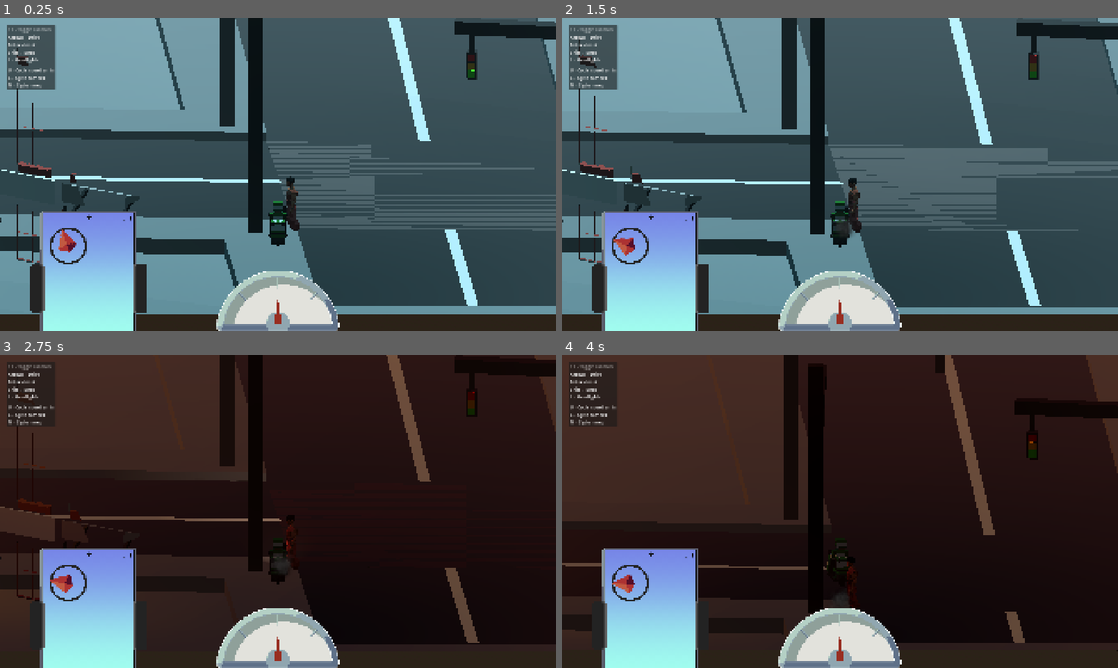
Above: before the commit, frames 1-4 (two rows, left to right).
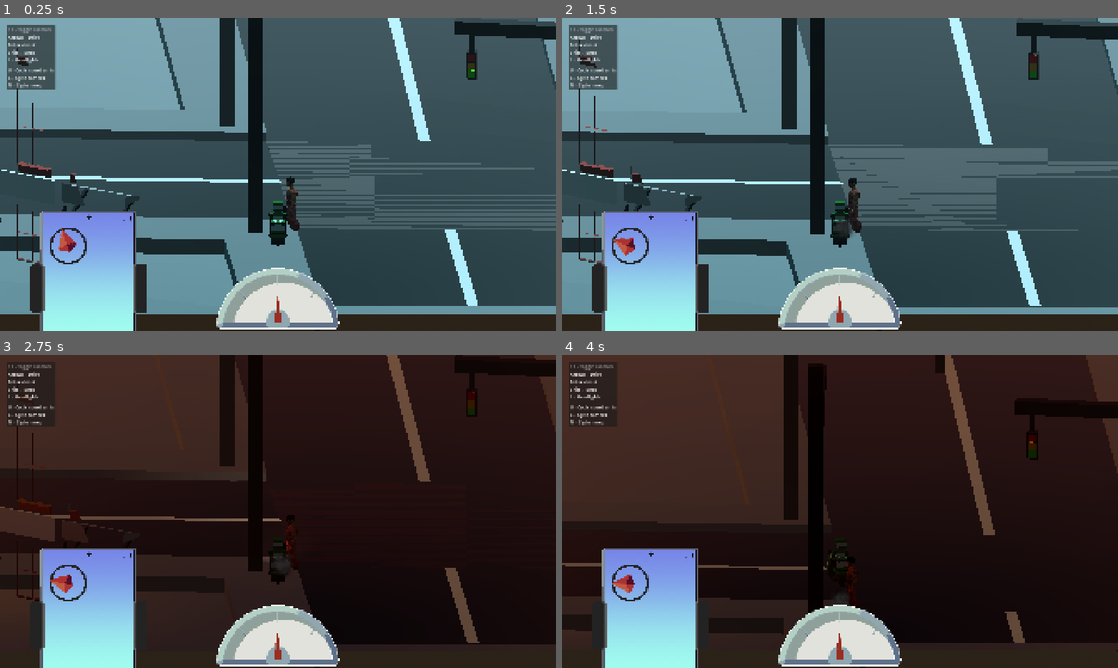
Above: after the commit, the same moments.

Repository: aunpyz0/gig
Game: Godot game, scene res://town/town_scene.tscn
The game is run twice, just before and just after one commit, with the same random seed, the same clock (stepped at 60 frames per second) and the same inputs.
Inputs (mouse positions are in pixels of both pictures, inside the frame that each line leads up to):
- Up to frame 1 (0.25 s): no input
- Up to frame 2 (1.5 s): move the mouse to (962, 158) at 0.52 s; hold D (turn_right) 0.53-1.28 s; hold Shift (boost) 0.53-1.28 s; click (962, 158) at 0.67 s; move the mouse to (728, 190) at 1.27 s; hold Escape (back) from 1.28 s (still down); tap C (cycle_camera) at 1.35 s
- Up to frame 3 (2.75 s): move the mouse to (333, 442) at 2.02 s; release Escape (back) at 2.03 s; hold D (turn_right) from 2.03 s (still down); hold M (cycle_mood) from 2.03 s (still down)
- Up to frame 4 (4 s): tap Enter at 2.75 s; move the mouse to (812, 574) at 2.77 s; release D (turn_right) at 2.78 s; release M (cycle_mood) at 2.78 s; hold W (accelerate) 2.78-3.53 s; tap H (honk) at 2.85 s; click (812, 574) at 2.92 s; move the mouse to (1006, 558) at 3.52 s; hold A (turn_left) from 3.53 s (still down); hold L (toggle_headlights) from 3.53 s (still down)

The runs differ from the first frame. In frame 1, 0.8% of the frame differs, in the area x 38-62%, y 79-100%; in frame 2, 0.8%; in frame 3, 0.8%; in frame 4, 0.8%.

Commit message:
Add refuel

Diff:
--- a/fuel/fuel.gd
+++ b/fuel/fuel.gd
@@ -1,12 +1,17 @@
 extends Control
 
 @onready var needle: Sprite2D = %GaugesGas
+var _car: Car
 
 # Called when the node enters the scene tree for the first time.
 func _ready() -> void:
 	pass # Replace with function body.
 
-
 # Called every frame. 'delta' is the elapsed time since the previous frame.
 func _process(delta: float) -> void:
-	pass
+	if (_car != null):
+		var gas_left := _car.gas_left
+		needle.rotation = lerp_angle(needle.rotation, (-0.5 + gas_left) * PI, delta)
+
+func watch(car: Car) -> void:
+	_car = car
--- a/fuel/fuel.tscn
+++ b/fuel/fuel.tscn
@@ -20,6 +20,8 @@
 anchor_top = 1.0
 anchor_right = 0.5
 anchor_bottom = 1.0
+offset_top = -6.959961
+offset_bottom = -6.959961
 grow_horizontal = 2
 grow_vertical = 0
 
@@ -27,7 +29,12 @@
 position = Vector2(0, -105)
 texture = ExtResource("2_j52im")
 
-[node name="GaugesGas" type="Sprite2D" parent="Control" unique_id=1945191941]
+[node name="Control" type="Control" parent="Control" unique_id=1289313346]
+anchors_preset = 0
+offset_right = 40.0
+offset_bottom = 40.0
+
+[node name="GaugesGas" type="Sprite2D" parent="Control/Control" unique_id=1945191941]
 unique_name_in_owner = true
 position = Vector2(0, -23)
 texture = ExtResource("3_facgg")
--- a/marker/marker.gd
+++ b/marker/marker.gd
@@ -2,7 +2,7 @@
 extends Node3D
 
 signal track(Marker)
-signal delivered
+signal reached(Marker, Car)
 
 # Called when the node enters the scene tree for the first time.
 func _ready() -> void:
@@ -15,8 +15,7 @@
 
 
 func _on_area_3d_body_shape_entered(body_rid: RID, body: Node3D, body_shape_index: int, local_shape_index: int) -> void:
-	delivered.emit()
-	queue_free()
+	reached.emit(get_node("."), body)
 
 func start_track() -> void:
 	track.emit(get_node("."))
--- a/project.godot
+++ b/project.godot
@@ -26,6 +26,7 @@
 
 window/size/viewport_width=1920
 window/size/viewport_height=1080
+window/size/mode=4
 window/stretch/mode="canvas_items"
 window/stretch/aspect="expand"
 
--- a/town/town_scene.gd
+++ b/town/town_scene.gd
@@ -49,6 +49,7 @@
 	%Speedometer.car_body = car_body
 	%InstancePos.add_child(car)
 	%Myphone.poweron(car_body)
+	%Fuel.watch(car_body)
 
 	# Ensure headlights are toggled on automatically according to the initial mood.
 	# The scene tree is not available at first, so we have to set the mood a second time
--- a/town/world.gd
+++ b/town/world.gd
@@ -28,22 +28,30 @@
 
 	func mark_pickup(marker: Marker) -> void:
 		_pickup.add_child(marker)
-		var picked_up: Callable = func () -> void:
+		var picked_up: Callable = func (m: Marker, _c: Car) -> void:
 			_pickup = null
-		marker.delivered.connect(picked_up)
+			m.queue_free()
+		marker.reached.connect(picked_up)
 
 	func mark_dropoff(marker: Marker) -> void:
 		_dropoff.add_child(marker)
-		var dropped_off: Callable = func () -> void:
+		var dropped_off: Callable = func (m: Marker, _c: Car) -> void:
 			_dropoff = null
-		marker.delivered.connect(dropped_off)
+			m.queue_free()
+		marker.reached.connect(dropped_off)
 
 # Called when the node enters the scene tree for the first time.
 func _ready() -> void:
 	_houses = get_tree().get_nodes_in_group(&"drop-off")
 	_shops = get_tree().get_nodes_in_group(&"pick-up")
 	_marker = preload("res://marker/marker.tscn")
-
+	var refuels := get_tree().get_nodes_in_group(&"refuel")
+	for rf in refuels:
+		var marker: Marker = _marker.instantiate()
+		rf.add_child(marker)
+		var refuel: Callable = func (_m: Marker, c: Car) -> void:
+			c.refuel()
+		marker.reached.connect(refuel)
 
 # Called every frame. 'delta' is the elapsed time since the previous frame.
 func _process(delta: float) -> void:
--- a/vehicles/vehicle.gd
+++ b/vehicles/vehicle.gd
@@ -1,3 +1,4 @@
+class_name Car
 extends VehicleBody3D
 
 const STEER_SPEED = 1.5
@@ -8,6 +9,11 @@
 
 var turbometer: Range
 var turbo_animator: AnimationPlayer
+var _gas_max_seconds := 360
+var _gas := _gas_max_seconds / 2.0
+var gas_left: float:
+	get:
+		return _gas / _gas_max_seconds
 
 var previous_speed := linear_velocity.length()
 var turbo_active := false
@@ -17,13 +23,17 @@
 
 @onready var desired_engine_pitch: float = $EngineSound.pitch_scale
 
-
 func _ready() -> void:
 	assert(turbometer)
 	assert(turbo_animator)
 
+func _process(delta: float) -> void:
+	_gas -= delta
 
 func _physics_process(delta: float) -> void:
+	if (_gas <= 0):
+		return
+
 	_steer_target = Input.get_axis(&"turn_right", &"turn_left")
 	_steer_target *= STEER_LIMIT
 
@@ -122,3 +132,6 @@
 			t.finished.connect(func() -> void:
 				node.visible = false
 			)
+
+func refuel() -> void:
+	_gas = _gas_max_seconds
